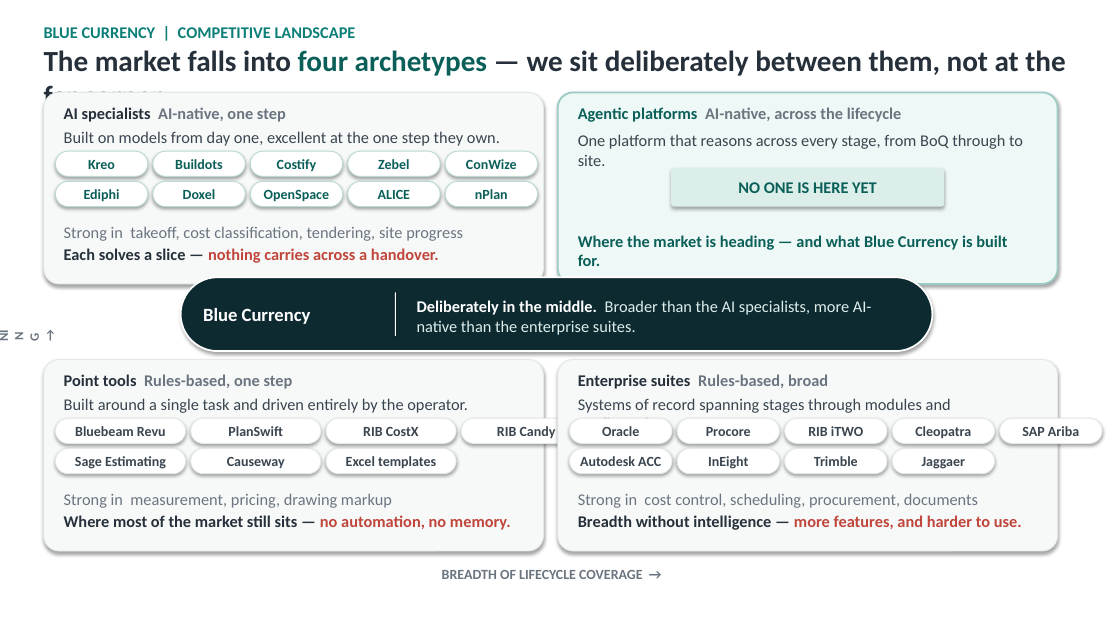
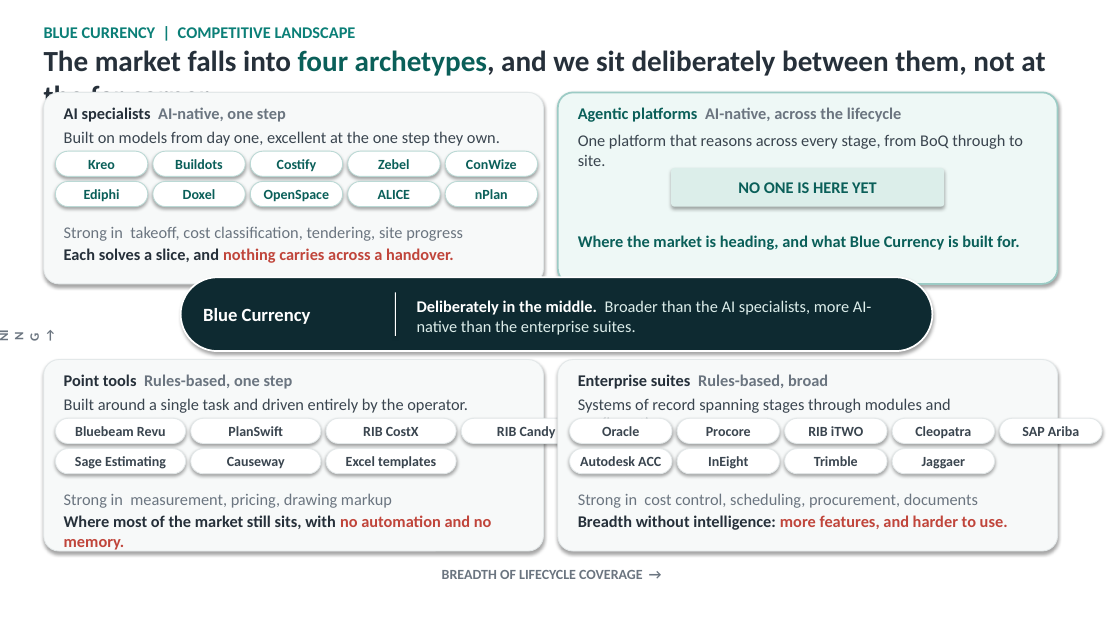
Before and after one commit to ersoysarp/test, a slide deck: slide 3 of BlueCurrency.pptx. Drawn at 1120x630 pixels with LibreOffice and Linux fonts; fonts in the diff are those of the drawing. Boxes give left, top, right and bottom in pixels: in the first picture for what was removed or moved away, otherwise in the second. Text is boxed around its words. In the diff, an @@ line names an element or a change of style, - is before the commit and + after.

```diff
--- a/BlueCurrency.pptx
+++ b/BlueCurrency.pptx
@@ text at [44,50,1045,114]: text changed @@
-The market falls into four archetypes — we sit deliberately between them, not at the far corner
+The market falls into four archetypes, and we sit deliberately between them, not at the far corner
@@ text at [578,235,1019,250]: text changed @@
-Where the market is heading — and what Blue Currency is built for.
+Where the market is heading, and what Blue Currency is built for.
@@ text at [64,248,454,263]: text changed @@
-Each solves a slice — nothing carries across a handover.
+Each solves a slice, and nothing carries across a handover.
@@ text at [64,515,492,552]: text changed @@
-Where most of the market still sits — no automation, no memory.
+Where most of the market still sits, with no automation and no memory.
@@ text at [578,515,1008,530]: text changed @@
-Breadth without intelligence — more features, and harder to use.
+Breadth without intelligence: more features, and harder to use.
```
Also in this commit, not shown: 3 other slides changed, 2 other files.
